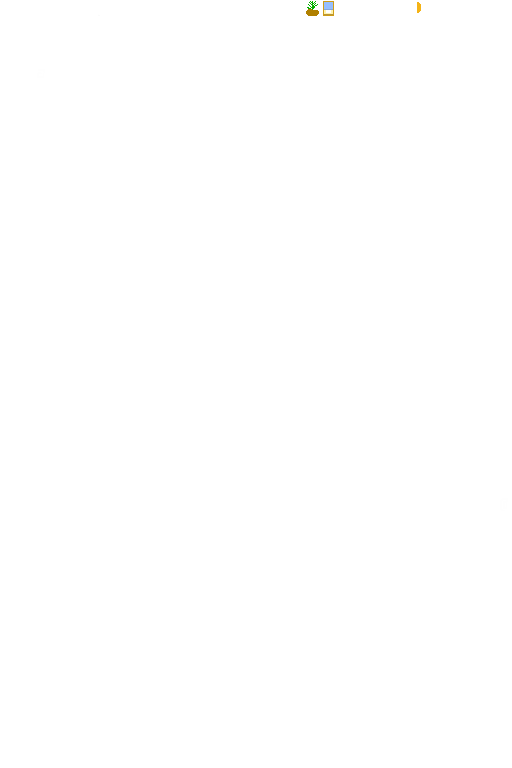
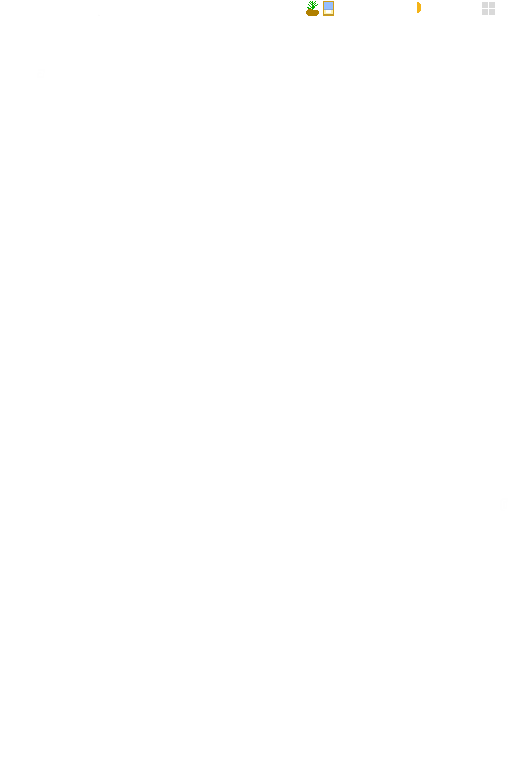
Layer changes from the first 512x768 image to the second:
painted on "char1" over [482,2,495,15]
